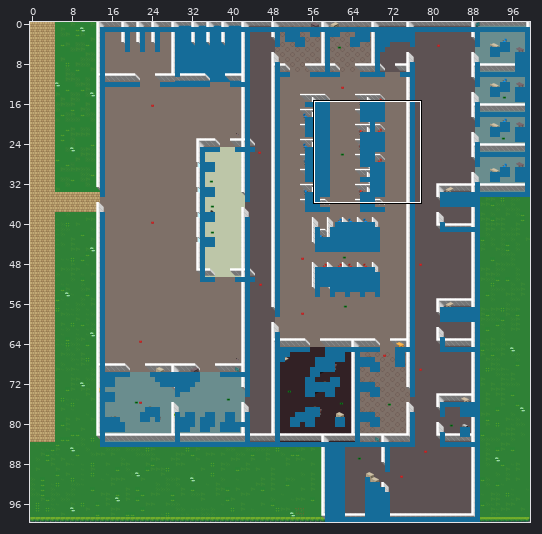
Tiled map, stored at assets/map1.tmx. Above: a wide view before the commit, with the close-up outlined.
Close-up. Before the commit:
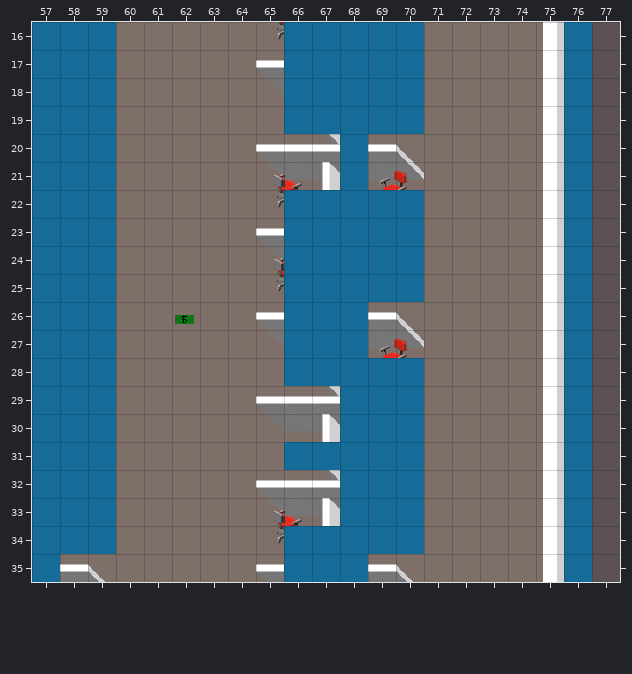
Cells are 32x32 px. Shown: x 57..77, y 16..35. The commit also changed other parts of the map, which this record leaves out.
The same view after the edit:
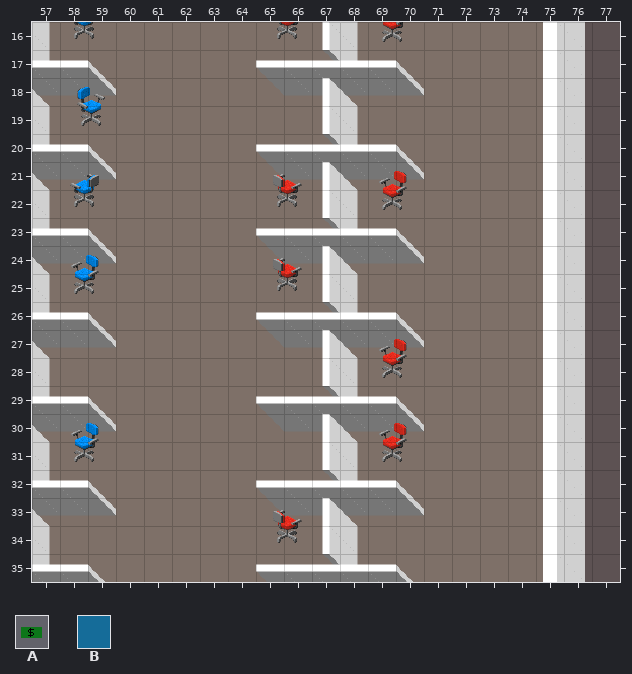
Key: from "accessories_tile": A 10; from "terrain-assets": B 470.
_ is an empty cell, . an unchanged one.
Objects are placed by their top-left corner, in cells (3,4 is the top-left corner of cell 3,4); size is 1x1 cell unless given.
Difference:
--- layer "Collision" (now hidden)
@@ x 57..76 @@
-16 BBB......BBBBB.....B
-17 BBB......BBBBB.....B
-18 BBB......BBBBB.....B
-19 BBB......BBBBB.....B
-20 BBB........B.......B
-21 BBB........B.......B
-22 BBB......BBBBB.....B
-23 BBB......BBBBB.....B
-24 BBB......BBBBB.....B
-25 BBB......BBBBB.....B
-26 BBB......BBB.......B
-27 BBB......BBB.......B
-28 BBB......BBBBB.....B
-29 BBB........BBB.....B
-30 BBB........BBB.....B
-31 BBB......BBBBB.....B
-32 BBB........BBB.....B
-33 BBB........BBB.....B
-34 BBB......BBBBB.....B
-35 B........BBB.......B
+16 ___......_____....._
+17 ___......_____....._
+18 ___......_____....._
+19 ___......_____....._
+20 ___........_......._
+21 ___........_......._
+22 ___......_____....._
+23 ___......_____....._
+24 ___......_____....._
+25 ___......_____....._
+26 ___......___......._
+27 ___......___......._
+28 ___......_____....._
+29 ___........___....._
+30 ___........___....._
+31 ___......_____....._
+32 ___........___....._
+33 ___........___....._
+34 ___......_____....._
+35 _........___......._
--- layer "ObjectLayer" (now hidden)
-A "money10" at 62,26.1
Pixel boxes of the changes (left, top, right, bottom) in both close-ups:
removed: (32, 22, 116, 582)
removed: (284, 22, 424, 582)
removed: (564, 22, 592, 582)
removed: (175, 315, 194, 324)
